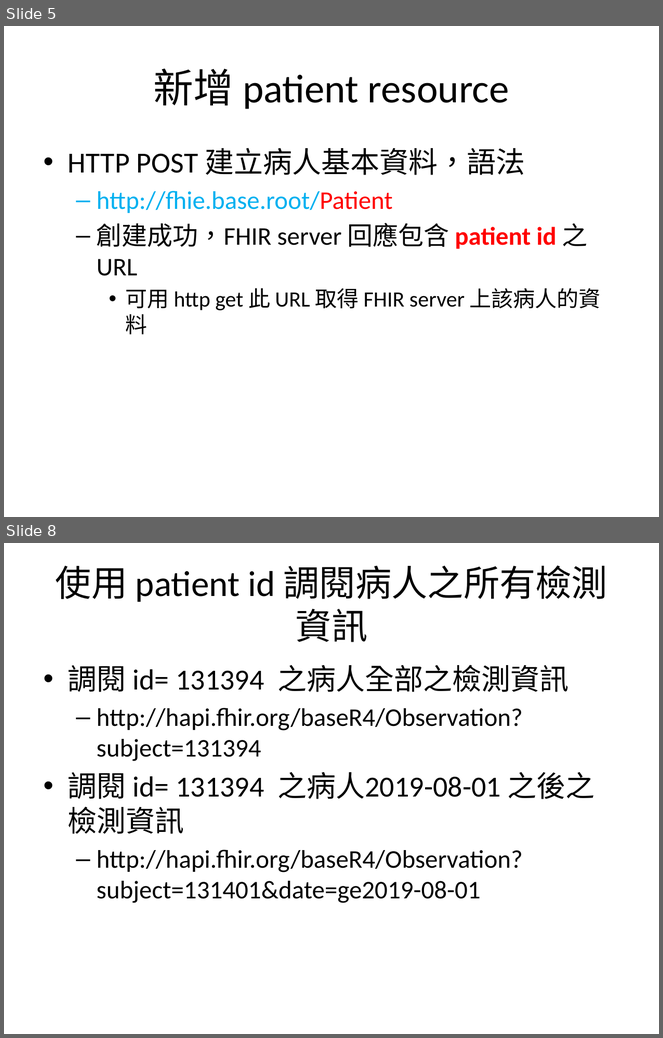
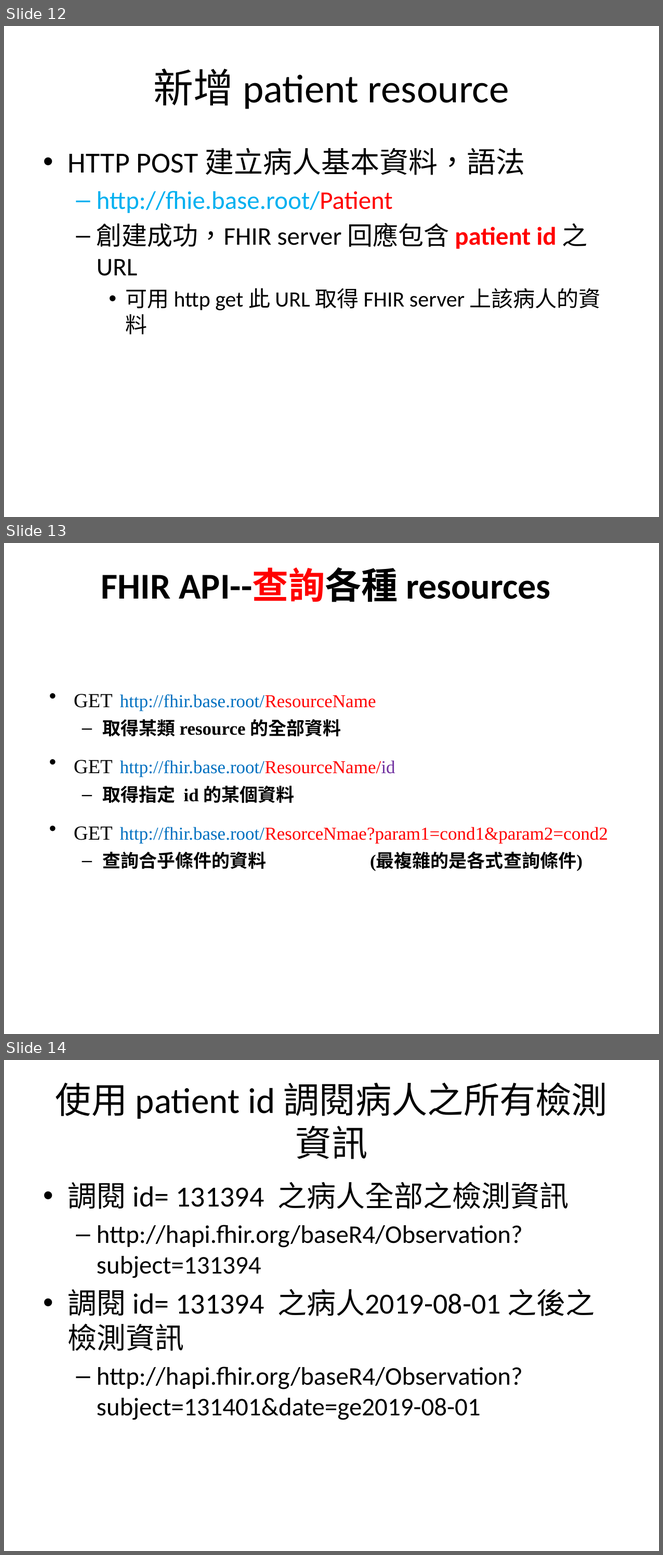
Before and after one commit to mos2718/FHIRspec, a slide deck: Spec/FHIR API.pptx. Shown one above the other, each under a label of ours: slides 5 and 8 before the commit, slides 12, 13 and 14 after it; the slides between them are not shown. The pictures are 663x1038 and 663x1555 pixels, drawn with LibreOffice and Linux fonts; fonts in the diff are those of the drawing. Boxes give left, top, right and bottom in pixels: in the first picture for what was removed or moved away, otherwise in the second. Text is boxed around its words. In the diff, an @@ line names an element or a change of style, - is before the commit and + after.

```diff
--- a/Spec/FHIR API.pptx
+++ b/Spec/FHIR API.pptx
@@ slide 13 added at [4, 543, 659, 1034], background #FFFFFF @@
@@ title added at [101, 568, 551, 602], 40 pt, text #000000, bold @@
+FHIR API--查詢各種 resources
@@ text added at [74, 694, 608, 871], 20 pt, text #0070C0 @@
+• GET http://fhir.base.root/ResourceName
+  – 取得某類 resource 的全部資料
+• GET http://fhir.base.root/ResourceName/id
+  – 取得指定 id 的某個資料
+• GET http://fhir.base.root/ResorceNmae?param1=cond1&param2=cond2
+  – 查詢合乎條件的資料 (最複雜的是各式查詢條件)
@@ what was slide 5 is now slide 12 @@
@@ what was slide 8 is now slide 14 @@
```
Also in this commit, not shown: 2 slides changed, 18 other slides added, 1 other file.
